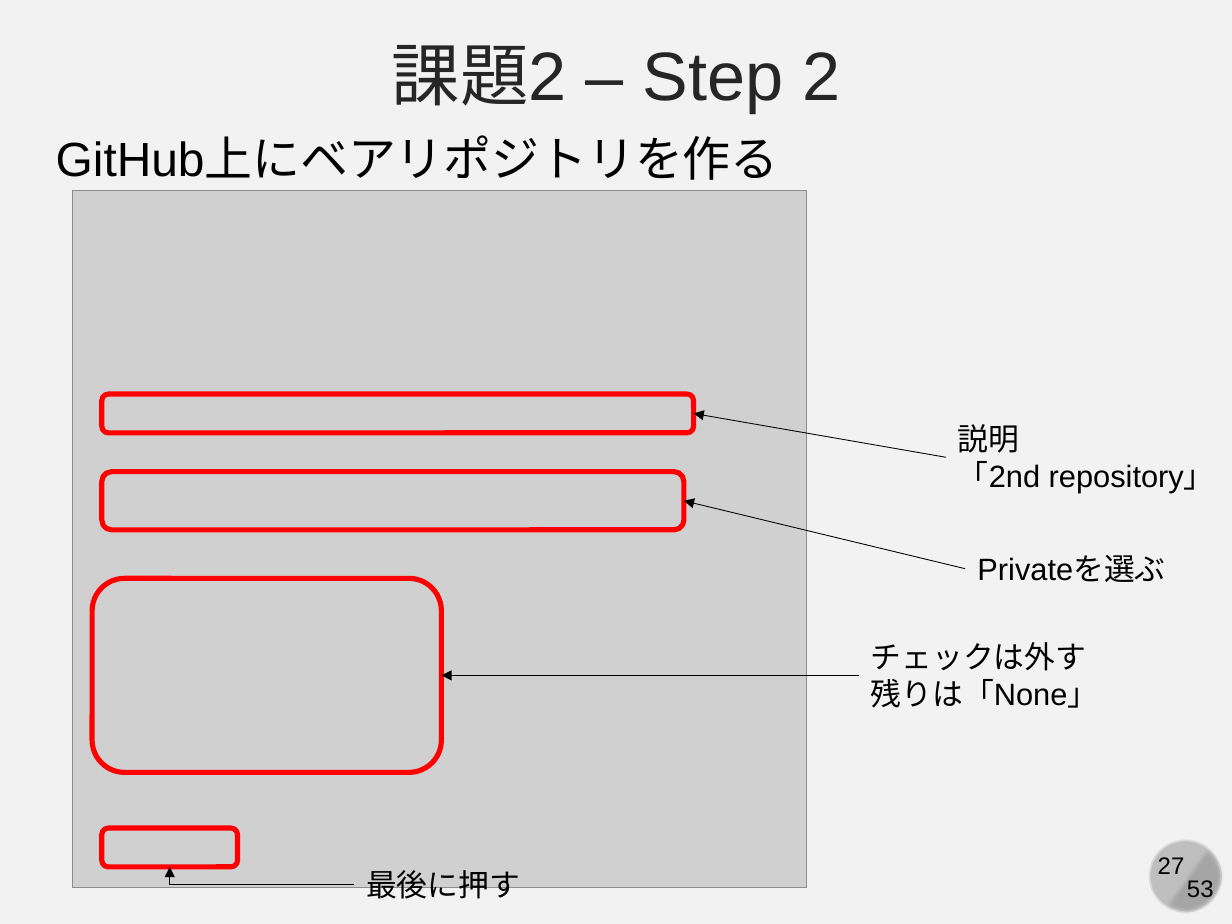
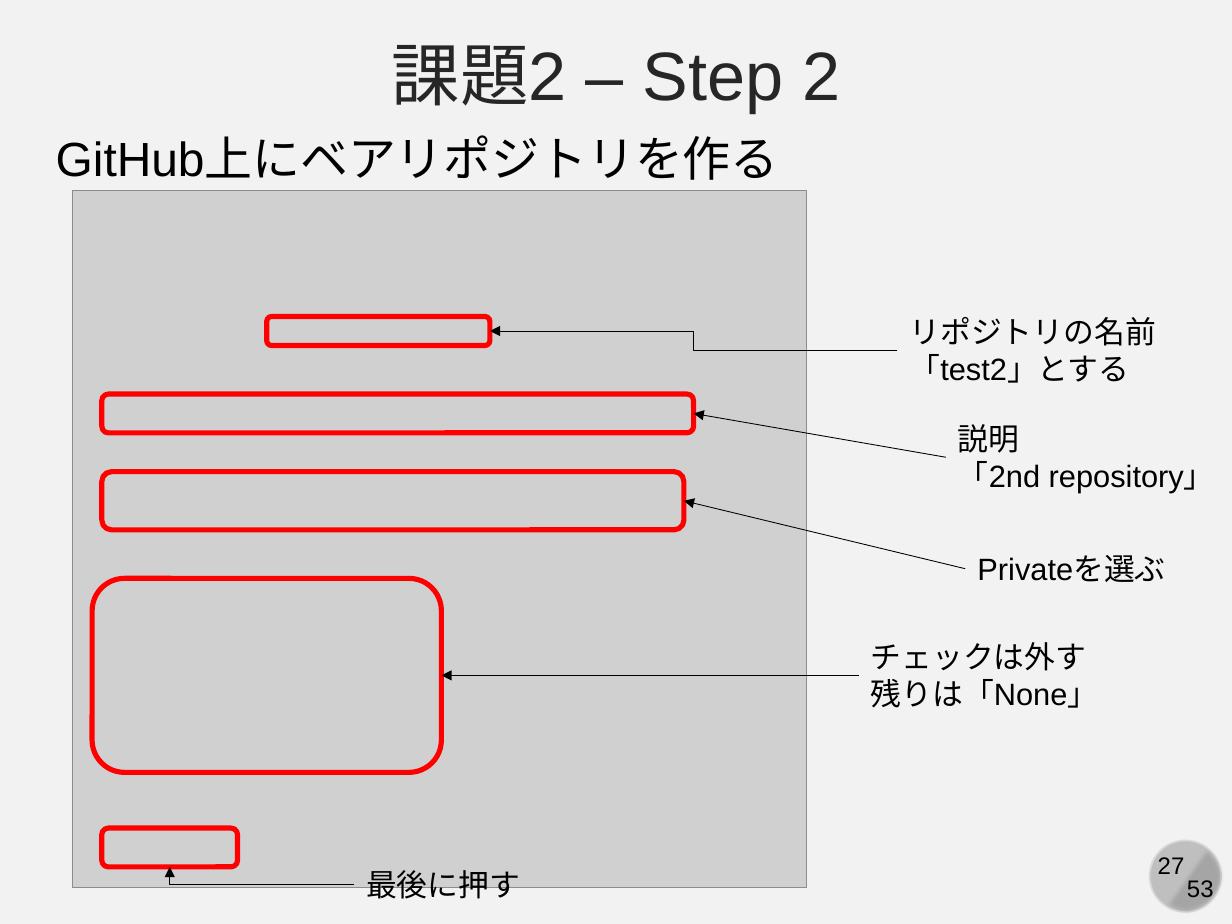
Before and after one commit to kaityo256/github, a slide deck: slide 27 of practice_github_basic/fig/slide.pptx. Drawn at 1232x924 pixels with LibreOffice and Linux fonts; fonts in the diff are those of the drawing; grey boxes stand for pictures. Boxes give left, top, right and bottom in pixels: in the first picture for what was removed or moved away, otherwise in the second. Text is boxed around its words. In the diff, an @@ line names an element or a change of style, - is before the commit and + after.

```diff
--- a/practice_github_basic/fig/slide.pptx
+++ b/practice_github_basic/fig/slide.pptx
@@ rounded rectangle added at bbox=[267, 317, 490, 346], outline #FF0000 3 pt @@
@@ text added at bbox=[909, 317, 1155, 383], 18 pt, text #000000 @@
+リポジトリの名前
+「test2」とする
@@ elbow arrow added from (897, 350) to (490, 331), #000000 0.5 pt @@
```
Also in this commit, not shown: 5 other slides changed, 1 other file.
